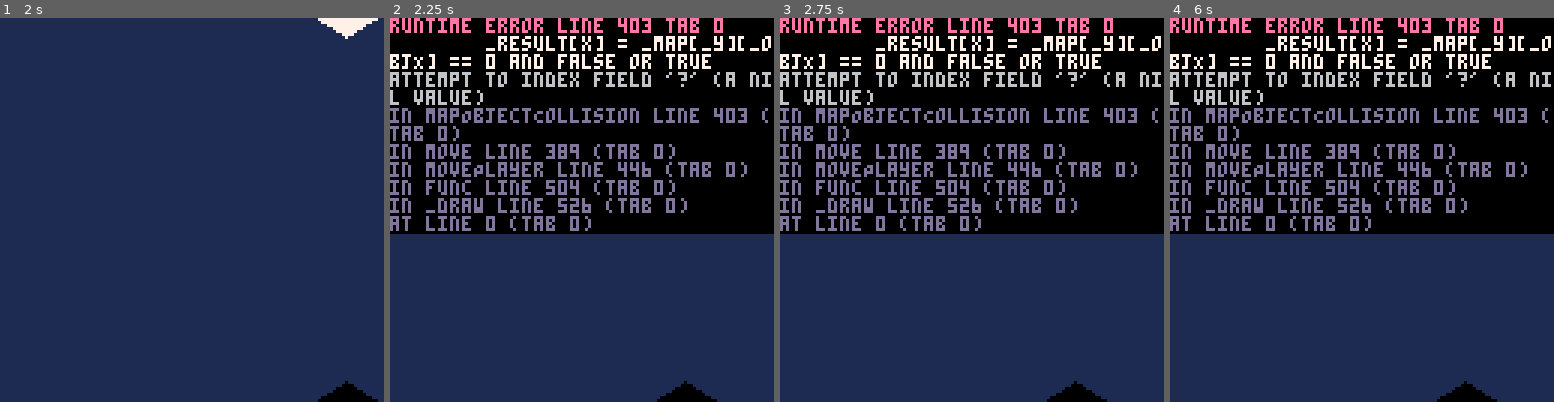
Above: before the commit, frames 1-4 (left to right).
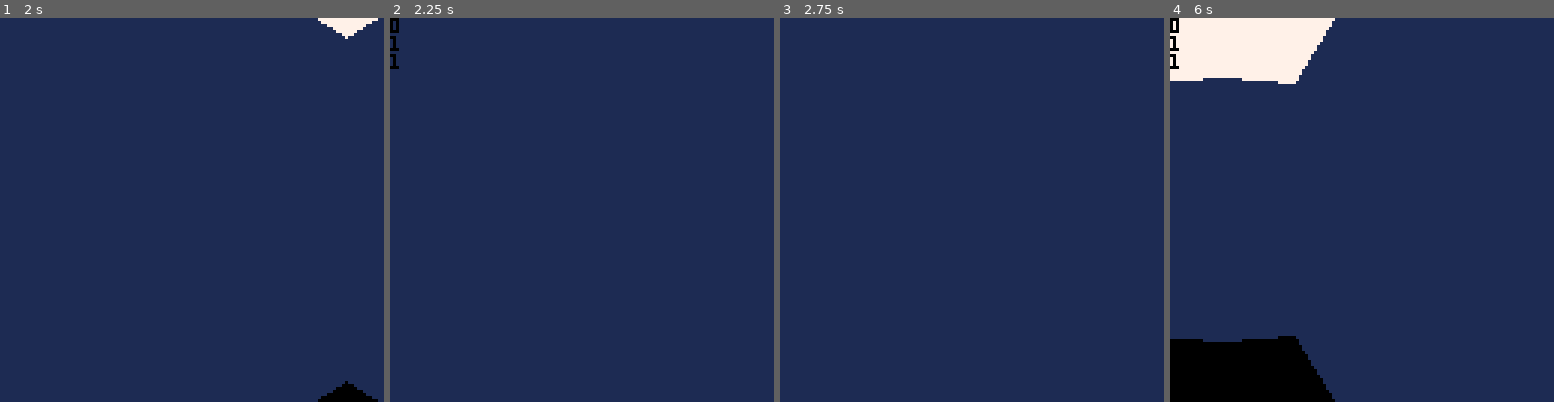
Above: after the commit, the same moments.

Repository: DorkOrca/pico8
Game: PICO-8 cartridge fps.p8
The game is run twice, just before and just after one commit, with the same random seed, the same clock (stepped at 60 frames per second) and the same inputs.
Inputs:
- Up to frame 1 (2 s): tap X (X key) at 0.33, 1.07, 1.85 s; hold Right from 1.6 s (still down)
- Up to frame 2 (2.25 s): release Right at 2.1 s; hold Up from 2.15 s (still down)
- Up to frame 3 (2.75 s): release Up at 2.42 s; hold Right from 2.47 s (still down)
- Up to frame 4 (6 s): tap X (X key) at 2.97, 4.08, 5.2 s; release Right at 3.03 s; hold Left 3.08-3.58 s; hold Down 3.63-3.97 s; hold Right 4.02-4.68 s; hold Up 4.73-5.03 s; hold Left 5.08-5.68 s; hold Down from 5.73 s (still down)

Frame 1 is identical in both runs. In frame 2, 57% of the frame differs, in the area x 0-100%, y 0-100%; in frame 3, 57%; in frame 4, 62%.
Error before the commit: runtime error line 403 tab 0; _result[x] = _map[_y][_objX] == 0 and false or true; attempt to index field '?' (a nil value)

Commit message:
Added wall collision detection

Diff:
--- a/fps.p8
+++ b/fps.p8
@@ -386,38 +386,29 @@
     end
 end
 
-function move(_map, _x, _y, _xDist, _yDist)
-    _moveDist = {}
-
-    _moveDist[x] = mapObjectCollision(_map, _x, _y, _xDist, _yDist).x and 0 or mapEdgeCollision(_x, _xDist, #_map)
-    _moveDist[y] = mapObjectCollision(_map, _x, _y, _xDist, _yDist).y and 0 or mapEdgeCollision(_y, _yDist, #_map[1])
-
-    return _moveDist
-end
-
 -- Detect if edge of objects will be collided with after moving
 function mapObjectCollision(_map, _x, _y, _xDist, _yDist)
     _result = {}
 
+    _playerX = flr(_x)
+    _playerY = flr(_y)
+
     _objX = flr(_x + _xDist)
     _objY = flr(_y + _yDist)
 
-    if (_objX > 0 and _y > 0) then
-        _result[x] = _map[_y][_objX] == 0 and false or true
+    print(_map[_playerY][_objX], 0)
+
+    if (_objX > 0 and _objX < #_map[1] and _playerY > 0 and _playerY < #_map) then
+        _result[x] = _map[_playerY][_objX] > 0 and 0 or 1
     else
-        _result[x] = true
-    end
-
-    if(_x > 0 and _objY > 0) then
-        _result[y] = _map[_objY][_x] == 0 and false or true
+        _result[x] = 0
+    end
+
+    if(_playerX > 0 and _playerX < #_map[1] and _objY > 0 and _objY < #_map) then
+        _result[y] = _map[_objY][_playerX] > 0 and 0 or 1
     else
-        _result[y] = true
-    end
-
-    print(_x, 0)
-    print(_y, 0)
-    print(_objX, 0)
-    print(_objY, 0)
+        _result[y] = 0
+    end
 
     return _result
 end
@@ -429,6 +420,18 @@
     else
         return 0
     end
+end
+
+function move(_x, _y, _xDist, _yDist)
+    _moveDist = {}
+    _mapObjects = mapObjectCollision(currentMap, _x, _y, _xDist, _yDist)
+
+    print(_mapObjects[x], 0)
+    print(_mapObjects[y], 0)
+    _moveDist[x] = _mapObjects[x] == 0 and 0 or mapEdgeCollision(_x, _xDist, #currentMap)
+    _moveDist[y] = _mapObjects[y] == 0 and 0 or mapEdgeCollision(_y, _yDist, #currentMap[1])
+
+    return _moveDist
 end
 
 -- Move player if arrows are pressed
@@ -446,7 +449,7 @@
         player.xVel = cos(pa)
         player.yVel = sin(pa)
 
-        _coords = move(currentMap, player.xPos / cellSize, player.yPos / cellSize, player.xVel / cellSize, player.yVel / cellSize)
+        _coords = move(player.xPos / cellSize, player.yPos / cellSize, player.xVel / cellSize, player.yVel / cellSize)
 
         player.xPos += _coords[x] * cellSize
         player.yPos += _coords[y] * cellSize
@@ -456,7 +459,7 @@
         player.xVel = cos(pa)
         player.yVel = sin(pa)
 
-        _coords = move(currentMap, player.xPos / cellSize, player.yPos / cellSize, -player.xVel / cellSize, -player.yVel / cellSize)
+        _coords = move(player.xPos / cellSize, player.yPos / cellSize, -player.xVel / cellSize, -player.yVel / cellSize)
 
         player.xPos += _coords[x] * cellSize
         player.yPos += _coords[y] * cellSize
